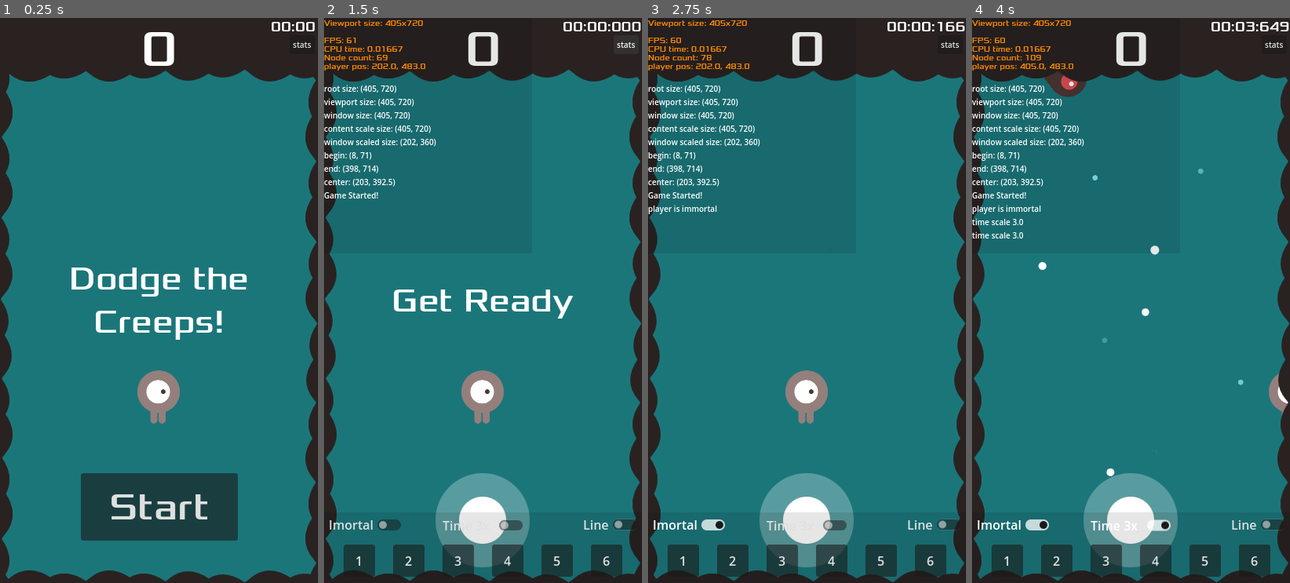
Above: before the commit, frames 1-4 (left to right).
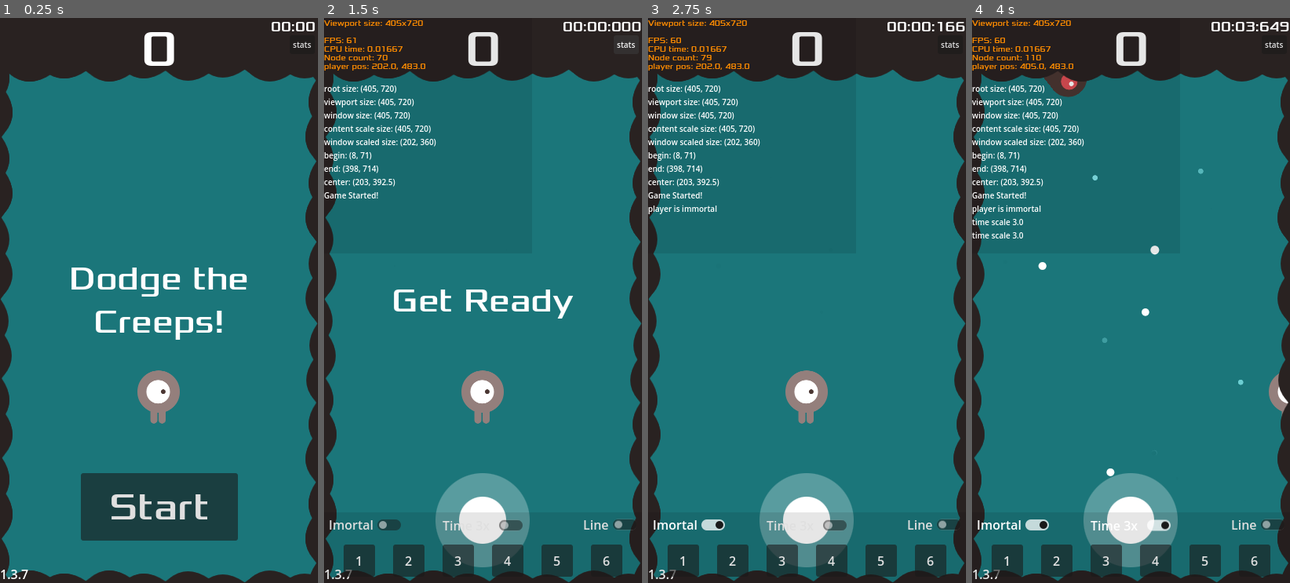
Above: after the commit, the same moments.

Repository: azevedoruan/DodgeTheCreeps
Game: Godot game, scene res://scenes/Main.tscn
Same seed, same stepped clock (60 frames per second), same inputs: the game is played once before the commit and once after it.
Inputs (mouse positions are in pixels of both pictures, inside the frame that each line leads up to):
- Up to frame 1 (0.25 s): no input
- Up to frame 2 (1.5 s): click "Start" at 0.5 s; click "stats" at 1.25 s
- Up to frame 3 (2.75 s): click "Imortal" at 2 s
- Up to frame 4 (4 s): move the mouse to (1200, 272) at 2.77 s; hold Right (move_right) 2.78-3.5 s; tap T (time_scale) at 2.85 s; click (1200, 272) at 2.92 s; click "Time 3x" at 3.5 s

The runs differ from the first frame. In frame 1, less than 0.1% of the frame differs, in the area x 0-9%, y 97-100%; in frame 2, less than 0.1%; in frame 3, less than 0.1%; in frame 4, less than 0.1%, in the area x 0-22%, y 6-100%.

Commit message:
task 002 - refazer evento 3 - aumentado o tamanho de mob obstacle

Diff:
--- a/project.godot
+++ b/project.godot
@@ -11,6 +11,7 @@
 [application]
 
 config/name="dodge_the_creeps"
+config/version="1.3.7"
 run/main_scene="res://scenes/Main.tscn"
 config/features=PackedStringArray("4.2", "Mobile")
 config/icon="res://icon.svg"
--- a/scenes/HUD.tscn
+++ b/scenes/HUD.tscn
@@ -149,6 +149,16 @@
 focus_mode = 0
 theme_override_font_sizes/font_size = 10
 text = "stats"
+
+[node name="version" type="Label" parent="Pivot"]
+layout_mode = 1
+anchors_preset = 2
+anchor_top = 1.0
+anchor_bottom = 1.0
+offset_top = -23.0
+offset_right = 57.0
+grow_vertical = 0
+text = "version"
 
 [node name="DeveloperControl" type="Control" parent="."]
 layout_mode = 3
--- a/scenes/Main.tscn
+++ b/scenes/Main.tscn
@@ -160,7 +160,7 @@
 
 [node name="MobsEventHandler" type="Node" parent="."]
 script = ExtResource("12_urh7m")
-initial_event_count = 4
+initial_event_count = 3
 events = Array[Resource("res://scripts/resources/mobEventAbstract.gd")]([ExtResource("11_em6as"), ExtResource("12_4dtth"), ExtResource("14_1epfv"), ExtResource("13_q2wx6"), ExtResource("15_nl8hl"), ExtResource("19_2ml6s")])
 
 [node name="JoyStickHandler" type="Node" parent="."]
--- a/scenes/MobObstacle.tscn
+++ b/scenes/MobObstacle.tscn
@@ -6,8 +6,8 @@
 [ext_resource type="Texture2D" uid="uid://b4s2n80c3d7rd" path="res://art/enemyObstacleFreeze.png" id="2_ujdx1"]
 [ext_resource type="Texture2D" uid="uid://clrkibkotrccp" path="res://art/enemyObstacleFreezing_frame3.png" id="3_dy2ri"]
 [ext_resource type="Texture2D" uid="uid://c8dq7yjq0immp" path="res://art/enemyObstacleFreezing_frame4.png" id="4_3chnp"]
-[ext_resource type="Texture2D" uid="uid://bv3udjxpkwlpl" path="res://art/enemyObstacle_frame1.png" id="5_2ppab"]
-[ext_resource type="Texture2D" uid="uid://5jtpafsa8upp" path="res://art/enemyObstacle_frame2.png" id="6_qya1c"]
+[ext_resource type="Texture2D" uid="uid://drdm2244giq7t" path="res://art/mob_obstacle_big_frame1.png" id="7_u7hia"]
+[ext_resource type="Texture2D" uid="uid://d1gdoqn7cn812" path="res://art/mob_obstacle_big_frame2.png" id="8_mtwxn"]
 
 [sub_resource type="SpriteFrames" id="SpriteFrames_282c8"]
 animations = [{
@@ -33,18 +33,15 @@
 }, {
 "frames": [{
 "duration": 1.0,
-"texture": ExtResource("5_2ppab")
+"texture": ExtResource("7_u7hia")
 }, {
 "duration": 1.0,
-"texture": ExtResource("6_qya1c")
+"texture": ExtResource("8_mtwxn")
 }],
 "loop": true,
 "name": &"walk",
 "speed": 2.0
 }]
-
-[sub_resource type="RectangleShape2D" id="RectangleShape2D_edfig"]
-size = Vector2(72, 75)
 
 [node name="MobObstacle" type="RigidBody2D" groups=["mobs"]]
 collision_mask = 0
@@ -54,13 +51,14 @@
 [node name="AnimatedSprite2D" type="AnimatedSprite2D" parent="."]
 scale = Vector2(0.5, 0.5)
 sprite_frames = SubResource("SpriteFrames_282c8")
-animation = &"freezing"
+animation = &"walk"
+frame = 1
+frame_progress = 0.205833
 
-[node name="CollisionShape2D" type="CollisionShape2D" parent="."]
-position = Vector2(10, 0)
-shape = SubResource("RectangleShape2D_edfig")
+[node name="CollisionPolygon2D" type="CollisionPolygon2D" parent="."]
+polygon = PackedVector2Array(107, 147, 131, 136, 141, 112, 141, -114, 131, -136, 108, -147, -110, -147, -129, -137, -140, -117, -140, 115, -131, 136, -108, 147)
 
-[node name="Timer" type="Timer" parent="."]
-wait_time = 8.0
+[node name="VisibleOnScreenNotifier2D" type="VisibleOnScreenNotifier2D" parent="."]
+rect = Rect2(-150, -150, 300, 300)
 
-[connection signal="timeout" from="Timer" to="." method="_on_timer_timeout"]
+[connection signal="screen_exited" from="VisibleOnScreenNotifier2D" to="." method="_on_visible_on_screen_notifier_2d_screen_exited"]
--- a/scripts/HUD.gd
+++ b/scripts/HUD.gd
@@ -8,6 +8,7 @@
 @onready var developer_control: Control = $DeveloperControl
 @onready var statistics = $Pivot/DebugLog/Statistics
 @onready var time_label = $Pivot/TimeLabel
+@onready var version_label = $Pivot/version
 
 
 func _ready():
@@ -15,6 +16,8 @@
 	var screen_size = Vector2(DisplayServer.screen_get_size())
 	var safe_area_size = Vector2(DisplayServer.get_display_safe_area().size)
 	var safe_area_pos = Vector2(DisplayServer.get_display_safe_area().position)
+
+	version_label.text = ProjectSettings.get_setting("application/config/version")
 
 	# calcula a posição e tamanho do HUD proporcionalmente ao tamanho da tela do
 	# dispositivo levando em consideração a safe area (area sem sobreposição do "notch")
--- a/scripts/Main.gd
+++ b/scripts/Main.gd
@@ -153,8 +153,20 @@
 	if (special_mob_count % 10) == 0 and time > 60:
 		mob_spawner.spawn_mob_follower(MobPositionServiceNode.get_vertical_random_position(), player)
 
+	# mob obstacle aumentado de tamanho a partir da versão 1.3.7
+	# adaptação da posição de spawn para o mob não "brotar" na tela espontâneamente
 	if (special_mob_count % 8) == 0 and time > 90:
-		mob_spawner.spawn_mob_obstacle(MobPositionServiceNode.get_horizontal_random_position())
+		var side: String = ""
+		var pos: Positions
+		if randf() < 0.5:
+			side = "left"
+			pos = MobPositionServiceNode.get_horizontal_positions(side, GameplayContainerServiceNode.get_top_left_corner().y + 100.0)
+			pos.mob_position.x -= 110.0
+		else:
+			side = "rigth"
+			pos = MobPositionServiceNode.get_horizontal_positions(side, GameplayContainerServiceNode.get_bottom_rigth_corner().y - 100.0)
+			pos.mob_position.x += 110.0
+		mob_spawner.spawn_mob_obstacle(pos)
 
 	if (special_mob_count % 14) == 0 and time > 125:
 		mob_spawner.spawn_mob_explode(MobPositionServiceNode.get_horizontal_random_position())
--- a/scripts/MobObstacle.gd
+++ b/scripts/MobObstacle.gd
@@ -2,41 +2,21 @@
 class_name MobObstacle
 
 @onready var animated_sprite: AnimatedSprite2D = $AnimatedSprite2D
-@onready var timer_to_destroy: Timer = $Timer
 
-@export var min_speed: int = 60
-@export var max_speed: int = 140
-
-var friction: float = 20
-var start_freezing: bool = false
-
+var SPEED: int = 45
 
 func _ready():
 	animated_sprite.play("walk")
 
 	# determina sua direção e velocidade
-	var speed = randi_range(min_speed, max_speed)
+	linear_damp = 0.0
+	linear_damp_mode = RigidBody2D.DAMP_MODE_REPLACE
 	if position.x > 200:
-		set_linear_velocity(Vector2.LEFT * speed)
 		set_rotation(PI)
+		set_linear_velocity(Vector2.LEFT * SPEED)
 	else:
-		set_linear_velocity(Vector2.RIGHT * speed)
+		set_linear_velocity(Vector2.RIGHT * SPEED)
 
 
-func _physics_process(delta):
-	if get_linear_velocity().x < 0:
-		linear_velocity.x += friction * delta
-	else:
-		linear_velocity.x += -friction * delta
-
-	if start_freezing == false and linear_velocity.length() < 3:
-		animated_sprite.play("freezing")
-		start_freezing = true
-
-	if linear_velocity.length() < 1:
-		set_physics_process(false)
-		timer_to_destroy.start()
-
-
-func _on_timer_timeout():
+func _on_visible_on_screen_notifier_2d_screen_exited():
 	queue_free()
--- a/scripts/resources/mobEventThird.gd
+++ b/scripts/resources/mobEventThird.gd
@@ -1,24 +1,43 @@
 class_name MobEventThird
 extends MobEvent
 
+# Original behaviour
+#func fire(mob_spawner, _player, tween) -> void:
+	#tween.tween_callback(func():
+		#mob_spawner.spawn_mob_obstacle(MobPositionServiceNode.get_horizontal_random_position())
+		#mob_spawner.spawn_mob_obstacle(MobPositionServiceNode.get_horizontal_random_position()))
+	#tween.tween_interval(1.0)
+	#tween.tween_callback(func():
+		#mob_spawner.spawn_mob_obstacle(MobPositionServiceNode.get_horizontal_random_position())
+		#mob_spawner.spawn_mob_obstacle(MobPositionServiceNode.get_horizontal_random_position()))
+	#tween.tween_interval(1.0)
+	#tween.tween_callback(func():
+		#mob_spawner.spawn_mob_obstacle(MobPositionServiceNode.get_horizontal_random_position())
+		#mob_spawner.spawn_mob_obstacle(MobPositionServiceNode.get_horizontal_random_position()))
+	#tween.tween_interval(1.0)
+	#tween.tween_callback(func():
+		#mob_spawner.spawn_mob_obstacle(MobPositionServiceNode.get_horizontal_random_position())
+		#mob_spawner.spawn_mob_obstacle(MobPositionServiceNode.get_horizontal_random_position()))
+	#tween.tween_interval(8.0)
+	#tween.tween_callback(func():
+		#end_event.emit()
+	#)
 
-func fire(mob_spawner, _player, tween) -> void:
+func fire(mob_spawner: MobSpawner, player: Player, tween: Tween) -> void:
+	# primeiro
 	tween.tween_callback(func():
-		mob_spawner.spawn_mob_obstacle(MobPositionServiceNode.get_horizontal_random_position())
-		mob_spawner.spawn_mob_obstacle(MobPositionServiceNode.get_horizontal_random_position()))
-	tween.tween_interval(1.0)
+		var pos: Positions = MobPositionServiceNode.get_horizontal_positions("left", 220.0)
+		pos.mob_position.x -= 110.0
+		mob_spawner.spawn_mob_obstacle(pos)
+	)
+	tween.tween_interval(5.0)
+	# segundo
 	tween.tween_callback(func():
-		mob_spawner.spawn_mob_obstacle(MobPositionServiceNode.get_horizontal_random_position())
-		mob_spawner.spawn_mob_obstacle(MobPositionServiceNode.get_horizontal_random_position()))
-	tween.tween_interval(1.0)
-	tween.tween_callback(func():
-		mob_spawner.spawn_mob_obstacle(MobPositionServiceNode.get_horizontal_random_position())
-		mob_spawner.spawn_mob_obstacle(MobPositionServiceNode.get_horizontal_random_position()))
-	tween.tween_interval(1.0)
-	tween.tween_callback(func():
-		mob_spawner.spawn_mob_obstacle(MobPositionServiceNode.get_horizontal_random_position())
-		mob_spawner.spawn_mob_obstacle(MobPositionServiceNode.get_horizontal_random_position()))
-	tween.tween_interval(8.0)
+		var pos: Positions = MobPositionServiceNode.get_horizontal_positions("rigth", 560.0)
+		pos.mob_position.x += 110.0
+		mob_spawner.spawn_mob_obstacle(pos)
+	)
+	tween.tween_interval(5.0)
 	tween.tween_callback(func():
 		end_event.emit()
 	)
Binary file added: art/mob_obstacle_big_frame1.png
Not shown, added: art/mob_obstacle_big_frame1.png.import
Binary file added: art/mob_obstacle_big_frame2.png
Not shown, added: art/mob_obstacle_big_frame2.png.import
Not shown, changed: export_presets.cfg
Not shown: 1 places in scenes/MobObstacle.tscn that only renumber resources
Not shown, added: art/mob_obstacle_big_frame1.png.kra
Not shown, added: art/mob_obstacle_big_frame2.png.kra
